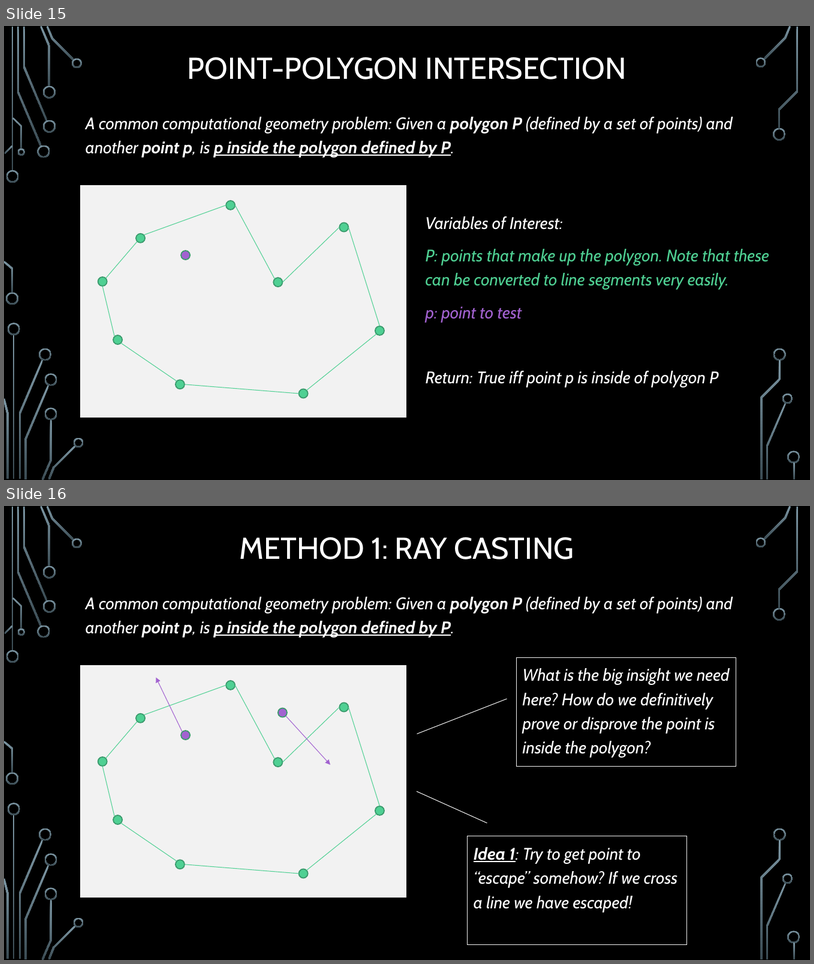
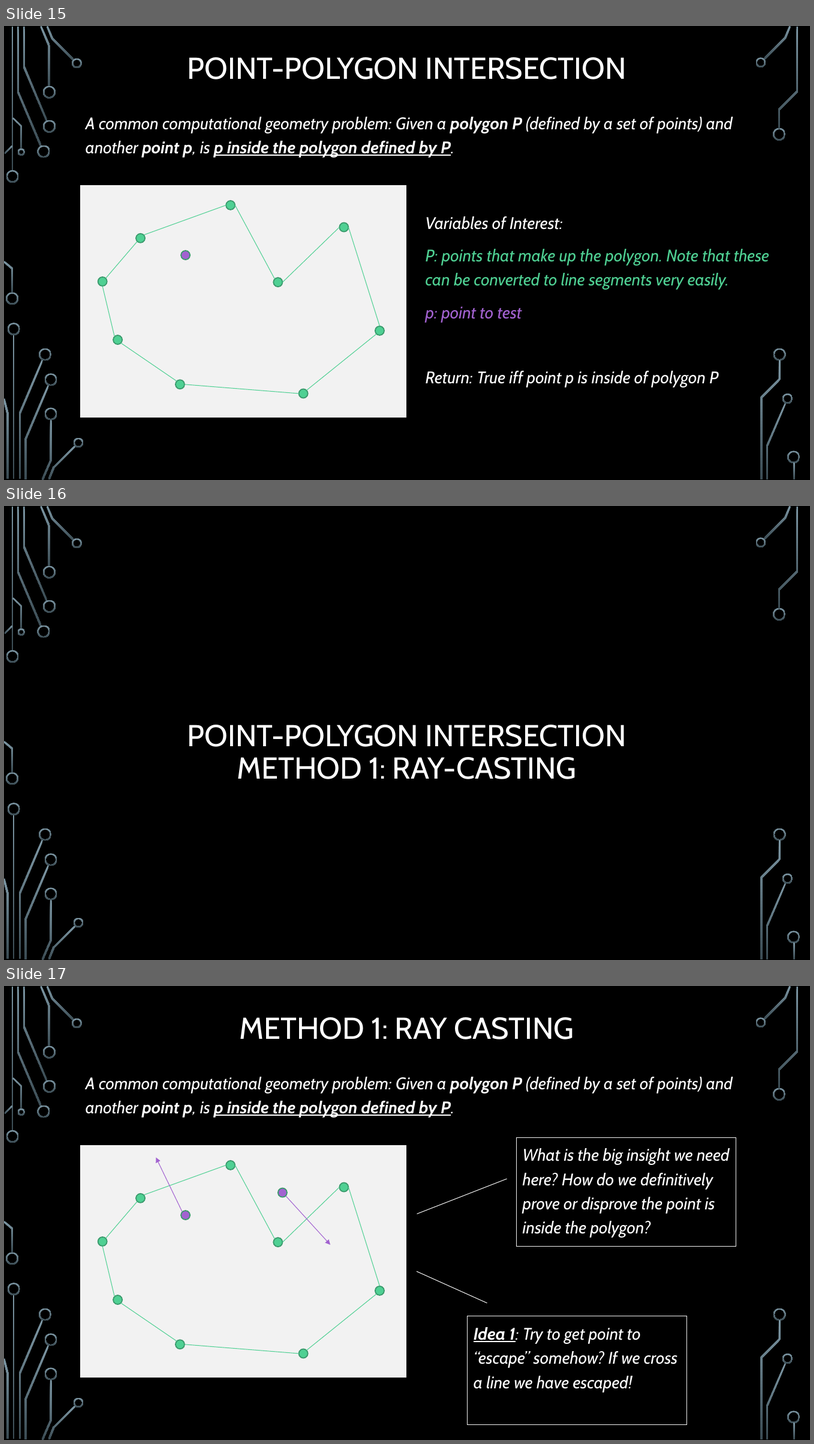
Before and after one commit to janiceeguo/advAlgo, a slide deck: slides/ComputationalGeom-part1-Intersections.pptx. Shown one above the other, each under a label of ours: slides 15 and 16 before the commit, slides 15, 16 and 17 after it. The pictures are 814x964 and 814x1444 pixels, drawn with LibreOffice and Linux fonts; fonts in the diff are those of the drawing; background and template pictures are left out. Boxes give left, top, right and bottom in pixels: in the first picture for what was removed or moved away, otherwise in the second. Text is boxed around its words. In the diff, an @@ line names an element or a change of style, - is before the commit and + after.

```diff
--- a/slides/ComputationalGeom-part1-Intersections.pptx
+++ b/slides/ComputationalGeom-part1-Intersections.pptx
@@ slide 16 added at bbox=[4, 506, 810, 960], background picture (left out); not listed: 36 template elements that a slide beside it also shows @@
@@ title added at bbox=[188, 724, 626, 779], 36 pt, text #FFFFFF @@
+POINT-POLYGON INTERSECTION
+METHOD 1: RAY-CASTING
@@ what was slide 16 is now slide 17 @@
```
Also in this commit, not shown: 8 other slides added, 7 other files.
